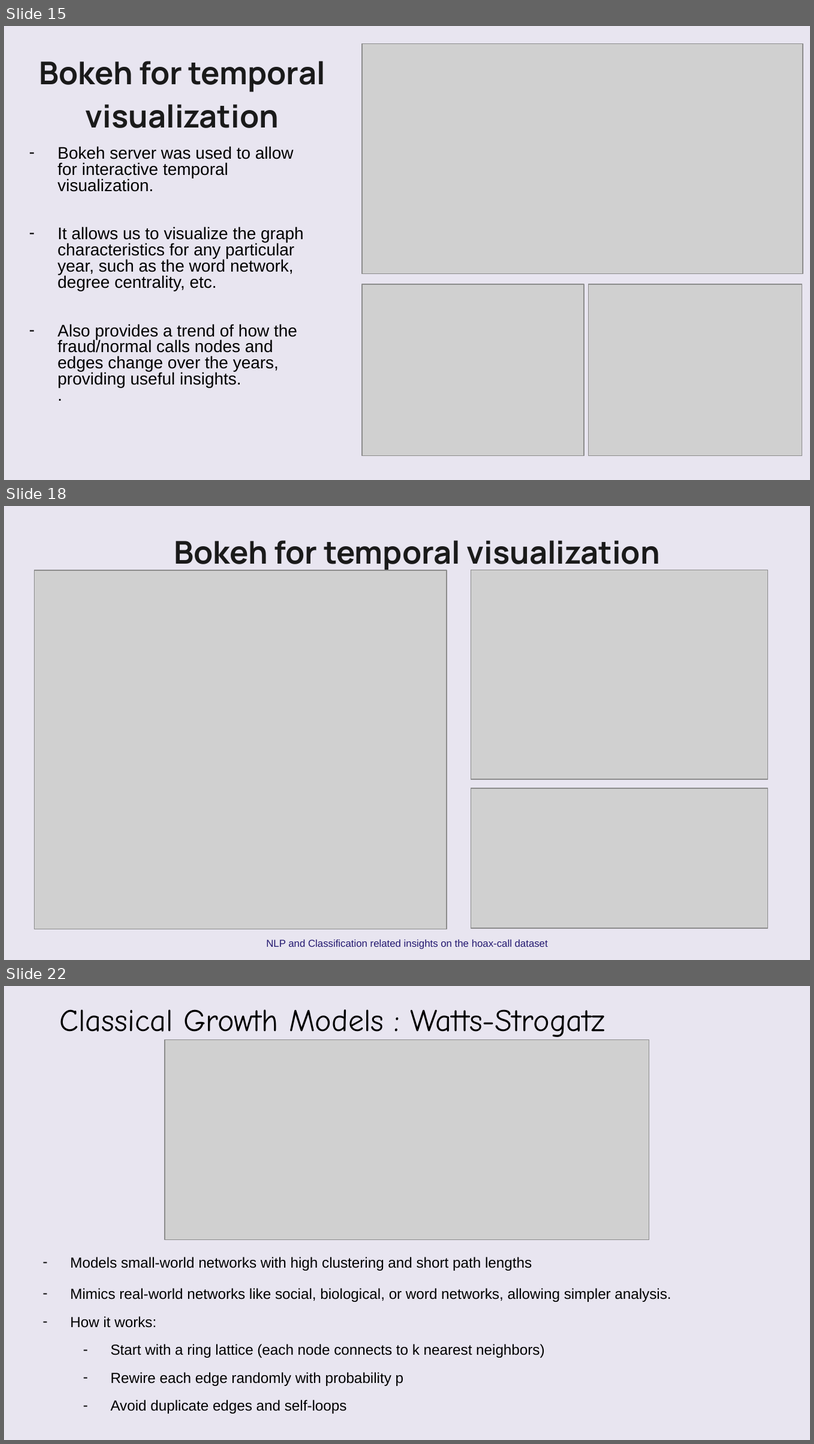
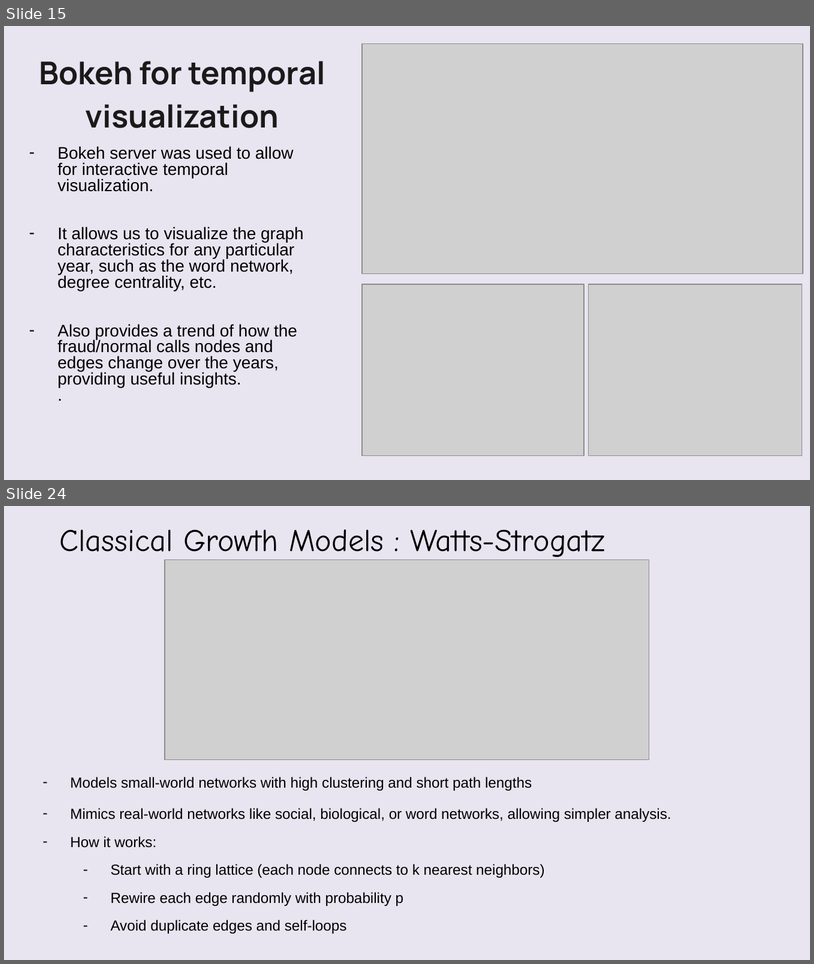
Before and after one commit to VatsalBhuva11/hoax-call-temporal-analysis, a slide deck: Group_16_SNA.pptx. Shown one above the other, each under a label of ours: slides 15, 18 and 22 before the commit, slides 15 and 24 after it; the slides between them are not shown. The pictures are 814x1444 and 814x964 pixels, drawn with LibreOffice and Linux fonts; fonts in the diff are those of the drawing; grey boxes stand for pictures; background and template pictures are left out. Boxes give left, top, right and bottom in pixels: in the first picture for what was removed or moved away, otherwise in the second. Text is boxed around its words. In the diff, an @@ line names an element or a change of style, - is before the commit and + after.

```diff
--- a/Group_16_SNA.pptx
+++ b/Group_16_SNA.pptx
@@ slide 18 removed at [4, 506, 810, 960], background picture (left out) @@
@@ freeform shape removed at [4, 506, 810, 960] @@
@@ text removed at [174, 540, 660, 572] @@
-Bokeh for temporal visualization
@@ picture removed at [35, 571, 447, 928] @@
@@ picture removed at [471, 570, 768, 778] @@
@@ picture removed at [471, 788, 768, 928] @@
@@ text removed at [266, 939, 548, 949] @@
-NLP and Classification related insights on the hoax-call dataset
@@ what was slide 22 is now slide 24 @@
```
Also in this commit, not shown: 4 slides changed, 4 slides added, 1 other slide removed, 2 other files.
